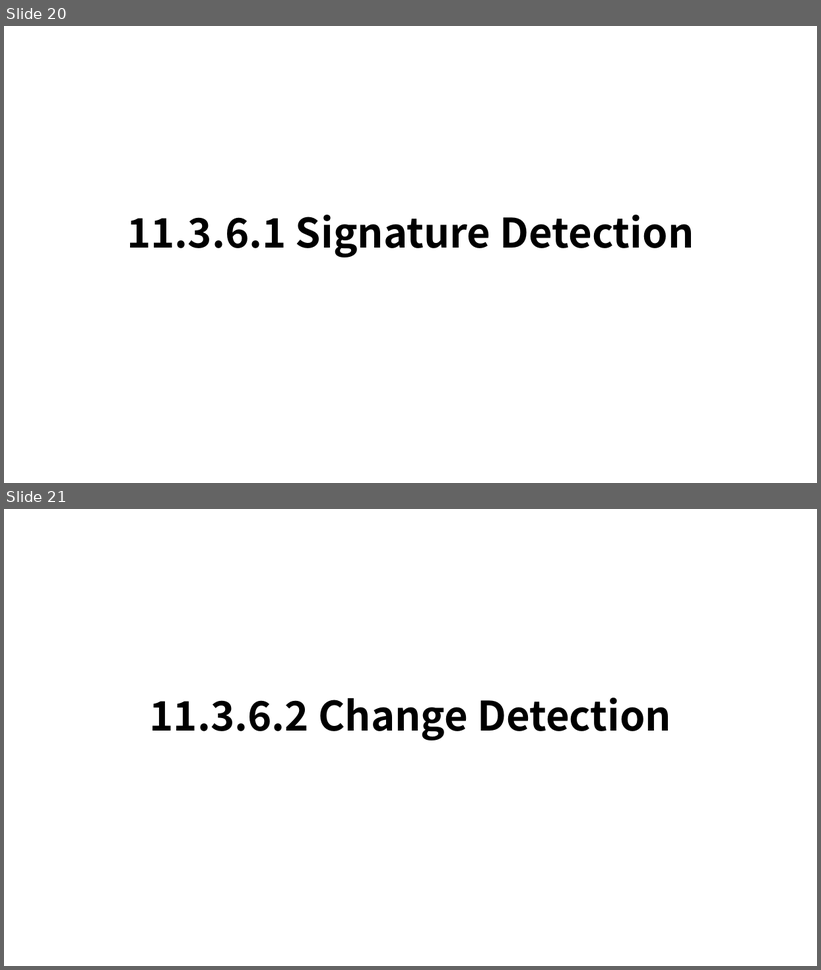
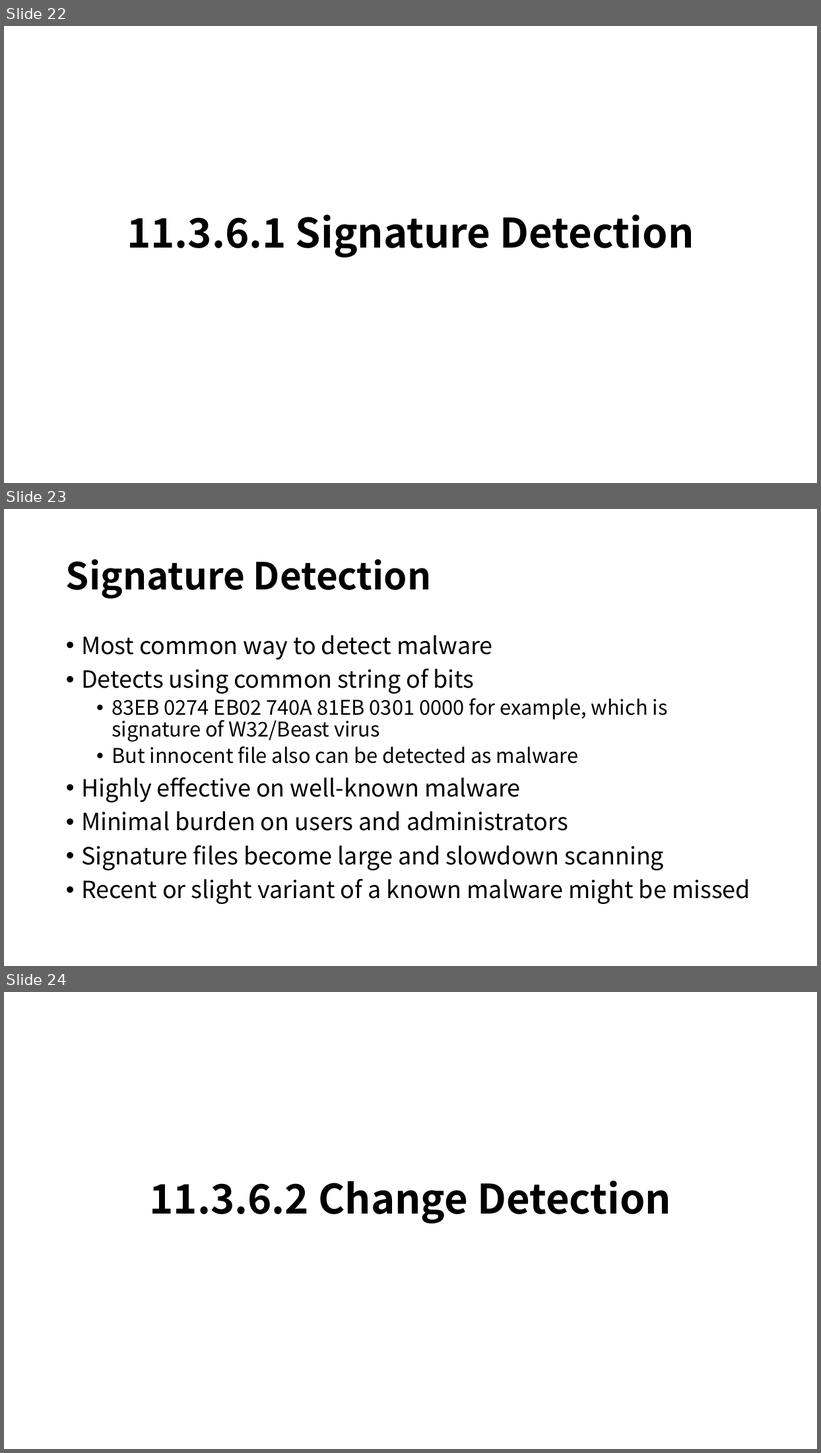
Before and after one commit to b1011dong/InformationSecutiryStudy, a slide deck: HW4/Malware.pptx. Shown one above the other, each under a label of ours: slides 20 and 21 before the commit, slides 22, 23 and 24 after it. The pictures are 821x970 and 821x1453 pixels, drawn with LibreOffice and Linux fonts; fonts in the diff are those of the drawing. Boxes give left, top, right and bottom in pixels: in the first picture for what was removed or moved away, otherwise in the second. Text is boxed around its words. In the diff, an @@ line names an element or a change of style, - is before the commit and + after.

```diff
--- a/HW4/Malware.pptx
+++ b/HW4/Malware.pptx
@@ slide 23 added at [4,509,817,966], background #FFFFFF @@
@@ title added at [66,559,432,599], 44 pt, text #000000, bold @@
+Signature Detection
@@ text added at [81,635,750,904], 28 pt, text #000000 @@
+• Most common way to detect malware
+• Detects using common string of bits
+  • 83EB 0274 EB02 740A 81EB 0301 0000 for example, which is signature of W32/Beast virus
+  • But innocent file also can be detected as malware
+• Highly effective on well-known malware
+• Minimal burden on users and administrators
+• Signature files become large and slowdown scanning
+• Recent or slight variant of a known malware might be missed
@@ what was slide 20 is now slide 22 @@
@@ what was slide 21 is now slide 24 @@
```
Also in this commit, not shown: 1 slide changed, 10 other slides added.
